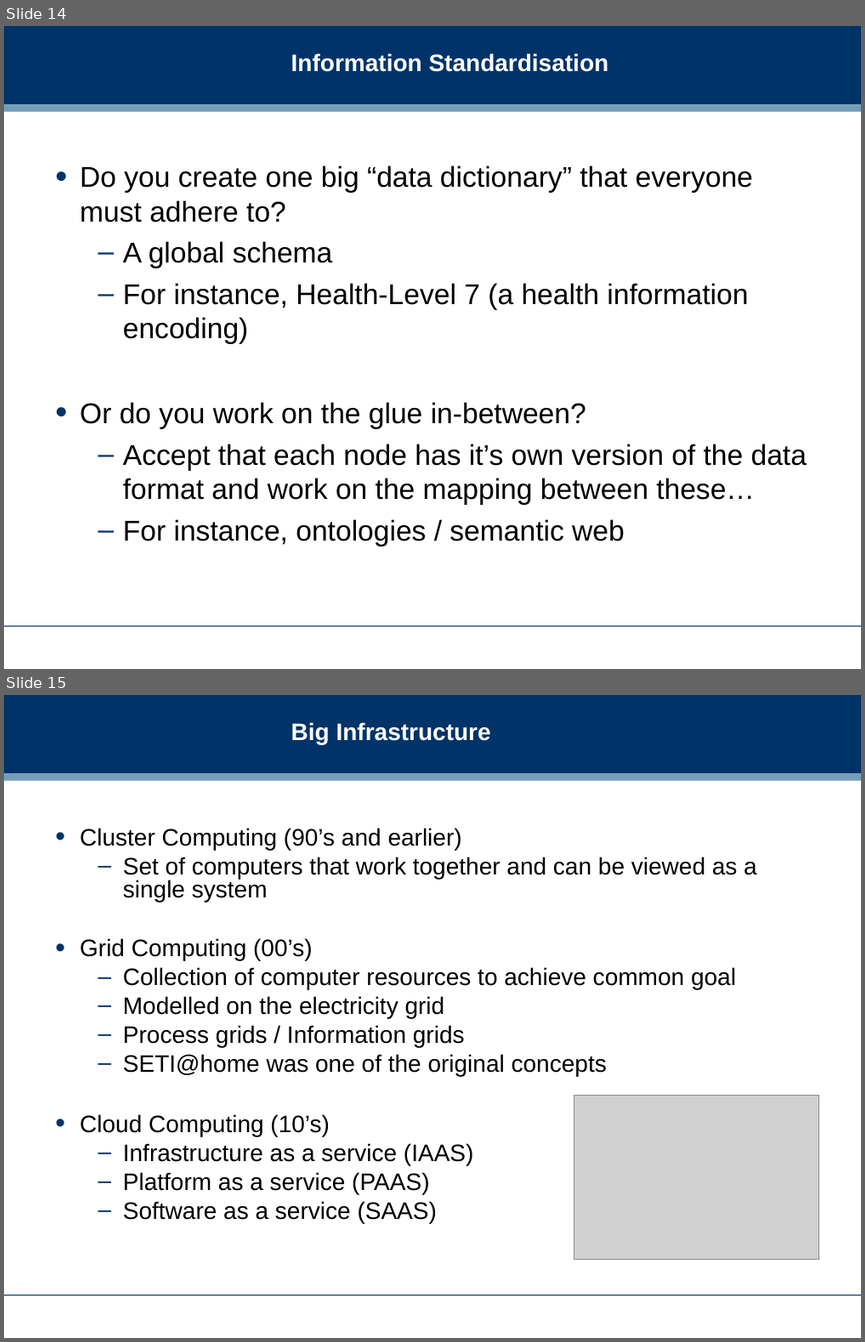
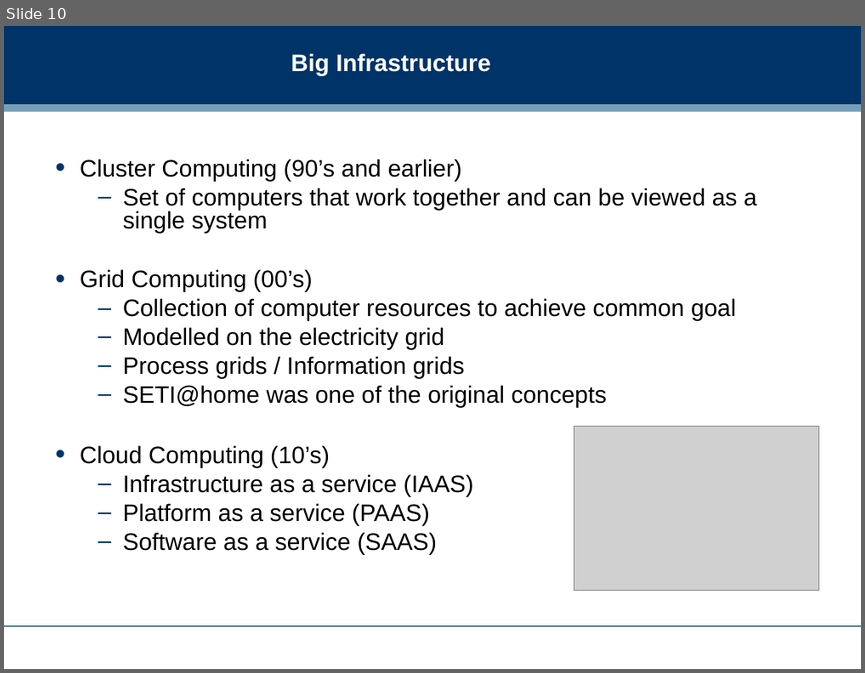
Before and after one commit to dreamind/ix, a slide deck: lectures/informatics-society/bigdata.ppt. Shown one above the other, each under a label of ours: slides 14 and 15 before the commit, slide 10 after it. The pictures are 865x1342 and 865x673 pixels, drawn with LibreOffice and Linux fonts; fonts in the diff are those of the drawing; grey boxes stand for pictures; background and template pictures are left out. Boxes give left, top, right and bottom in pixels: in the first picture for what was removed or moved away, otherwise in the second. Text is boxed around its words. In the diff, an @@ line names an element or a change of style, - is before the commit and + after.

Commit message:
Big Data slides and landing page updated

```diff
--- a/lectures/informatics-society/bigdata.ppt
+++ b/lectures/informatics-society/bigdata.ppt
@@ slide 14 removed at bbox=[4, 26, 861, 669], background #FFFFFF; not listed: 3 template elements that a slide beside it also shows @@
@@ title removed at bbox=[291, 53, 609, 72] @@
-Information Standardisation
@@ text removed at bbox=[80, 165, 806, 546] @@
-• Do you create one big “data dictionary” that everyone must adhere to?
-  – A global schema
-  – For instance, Health-Level 7 (a health information encoding)
-• Or do you work on the glue in-between?
-  – Accept that each node has it’s own version of the data format and work on the mapping between these…
-  – For instance, ontologies / semantic web
@@ what was slide 15 is now slide 10 @@
```
Also in this commit, not shown: 12 slides changed, 13 slides added, 11 other slides removed, 1 other file.
